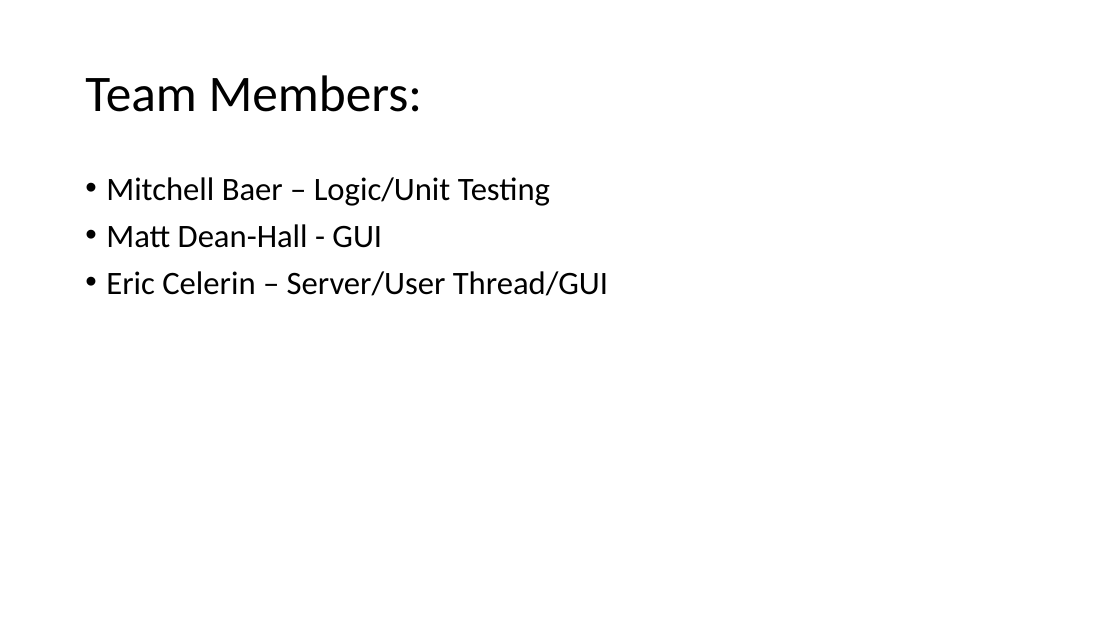
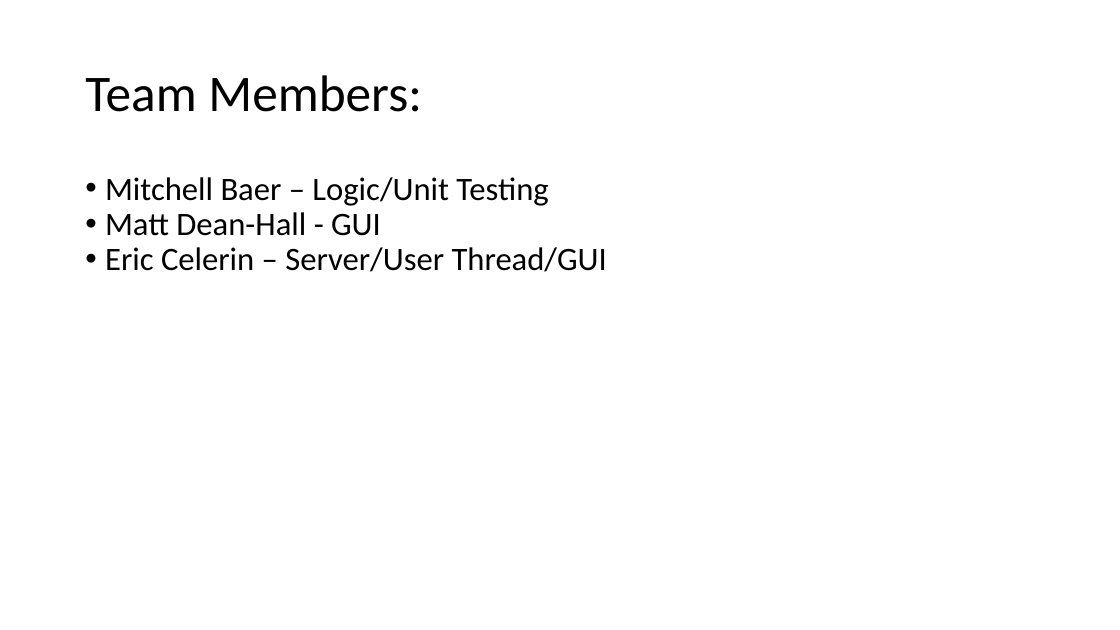
Before and after one commit to mldeanha/Team-4-Project, a slide deck: slide 2 of Project Assets/Team Shi Final Presentation.pptx. Drawn at 1120x630 pixels with LibreOffice and Linux fonts; fonts in the diff are those of the drawing. Boxes give left, top, right and bottom in pixels: in the first picture for what was removed or moved away, otherwise in the second. Text is boxed around its words. In the diff, an @@ line names an element or a change of style, - is before the commit and + after.

```diff
--- a/Project Assets/Team Shi Final Presentation.pptx
+++ b/Project Assets/Team Shi Final Presentation.pptx
@@ text "Mitchell Baer – Logic/Unit Testing" at (105, 177, 607, 272): indent changed; less space between paragraphs @@
```
Also in this commit, not shown: 11 other slides changed, 9 slides added, 1 slide removed, 1 other file.
